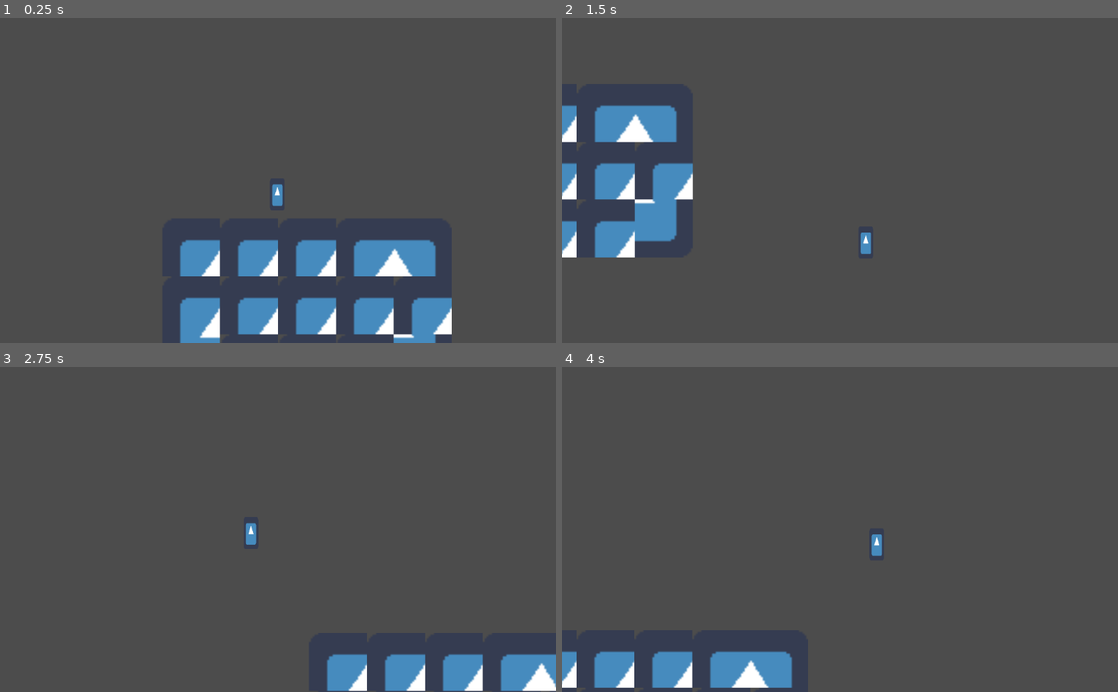
Above: before the commit, frames 1-4 (two rows, left to right).
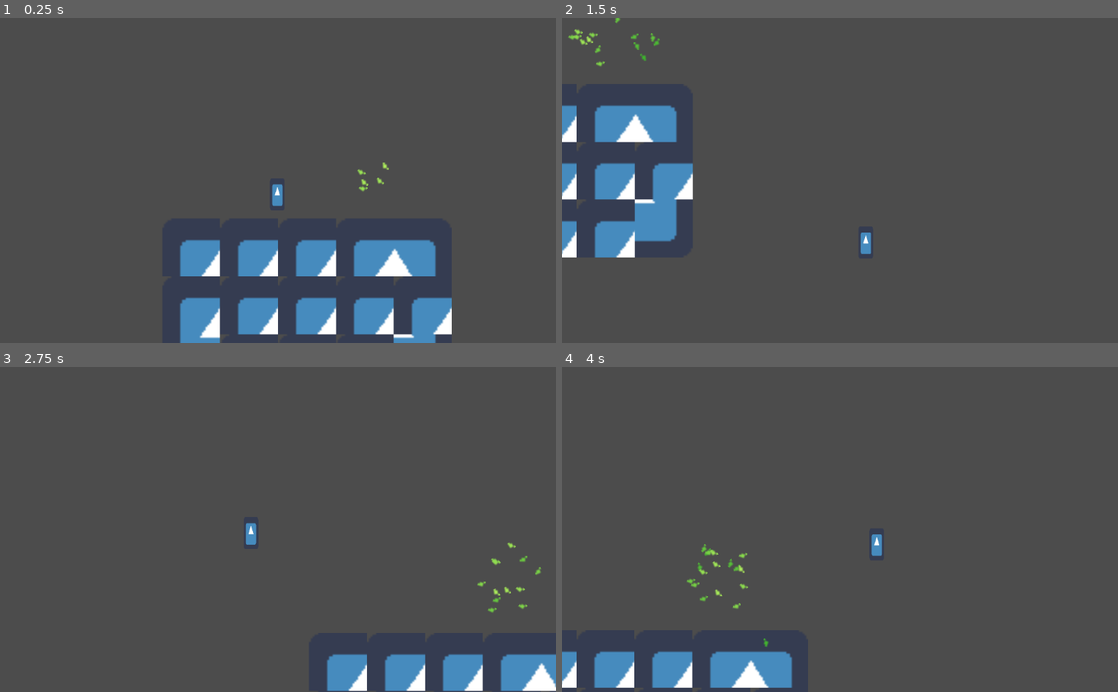
Above: after the commit, the same moments.

Repository: aridai-shi/gmtk2020
Game: Godot game, scene res://Game.tscn
Two runs of this game, one before a commit and one after it. Both use one fixed random seed, a clock stepped at 60 frames per second and the inputs below. Before the commit the project has no main scene; this scene is started directly in both runs. The engine's default icon, where the game draws it, is replaced by a stand-in: a white triangle on a blue panel in a dark square. Sound files missing from this copy of the repository are replaced by a short silence.
Inputs:
- Up to frame 1 (0.25 s): no input
- Up to frame 2 (1.5 s): hold Right (ui_right) from 0.53 s (still down); tap Space (ui_select) at 0.77 s
- Up to frame 3 (2.75 s): tap Space (ui_select) at 1.52 s; release Right (ui_right) at 2.03 s; hold Left (ui_left) from 2.03 s (still down)
- Up to frame 4 (4 s): release Left (ui_left) at 2.78 s; hold Right (ui_right) from 2.78 s (still down); tap Space (ui_select) at 3.02, 3.77 s

The runs differ from the first frame. In frame 1, less than 0.1% of the frame differs, in the area x 64-70%, y 44-54%; in frame 2, 0.2%; in frame 3, 0.2%; in frame 4, 0.3%, in the area x 22-38%, y 54-87%.

Commit message:
commitmessagecommitmessagecommitmessage

Diff:
--- a/Game.tscn
+++ b/Game.tscn
@@ -1,8 +1,9 @@
-[gd_scene load_steps=9 format=2]
+[gd_scene load_steps=13 format=2]
 
 [ext_resource path="res://Player/Player.tscn" type="PackedScene" id=1]
 [ext_resource path="res://icon.png" type="Texture" id=2]
 [ext_resource path="res://BeatPlayer.tscn" type="PackedScene" id=3]
+[ext_resource path="res://leaf.png" type="Texture" id=4]
 
 [sub_resource type="ConvexPolygonShape2D" id=1]
 points = PoolVector2Array( 0, 0, 32, 0, 32, 32, 0, 32 )
@@ -66,6 +67,27 @@
 } ]
 0/z_index = 0
 
+[sub_resource type="Gradient" id=6]
+colors = PoolColorArray( 0.687818, 0.929688, 0.366791, 1, 0.249916, 0.699219, 0.18573, 1 )
+
+[sub_resource type="GradientTexture" id=7]
+gradient = SubResource( 6 )
+
+[sub_resource type="ParticlesMaterial" id=8]
+emission_shape = 1
+emission_sphere_radius = 14.75
+flag_disable_z = true
+direction = Vector3( 0, 120, 0 )
+spread = 63.21
+gravity = Vector3( 0, 30, 0 )
+initial_velocity = 10.0
+angular_velocity = 232.26
+angular_velocity_random = 0.27
+orbit_velocity = 0.0
+orbit_velocity_random = 0.0
+radial_accel = 27.95
+color_ramp = SubResource( 7 )
+
 [node name="Game" type="Node"]
 
 [node name="BeatPlayer" parent="." instance=ExtResource( 3 )]
@@ -79,3 +101,9 @@
 cell_size = Vector2( 32, 32 )
 format = 1
 tile_data = PoolIntArray( 131070, 0, 0, 131071, 0, 0, 65536, 0, 0, 65537, 0, 0, 65538, 0, 1, 196606, 0, 0, 196607, 0, 0, 131072, 0, 0, 131073, 0, 0, 131074, 0, 0, 262142, 0, 65536, 262143, 0, 0, 196608, 0, 0, 196609, 0, 0, 196610, 0, 65537 )
+
+[node name="Particles2D" type="Particles2D" parent="."]
+position = Vector2( 47.7297, -1.76777 )
+amount = 18
+process_material = SubResource( 8 )
+texture = ExtResource( 4 )
--- a/project.godot
+++ b/project.godot
@@ -16,13 +16,9 @@
 [application]
 
 config/name="gmtk2020"
+run/main_scene="res://Game.tscn"
 config/icon="res://icon.png"
-
-[debug]
-
-settings/fps/force_fps=60
 
 [rendering]
 
-quality/driver/fallback_to_gles2=true
 environment/default_environment="res://default_env.tres"
Binary file added: leaf.png
